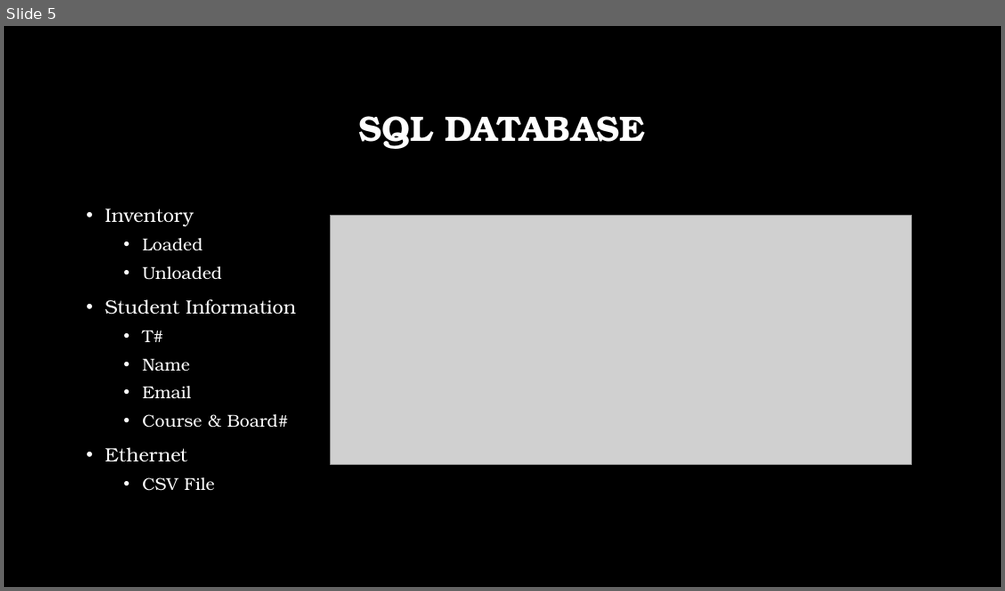
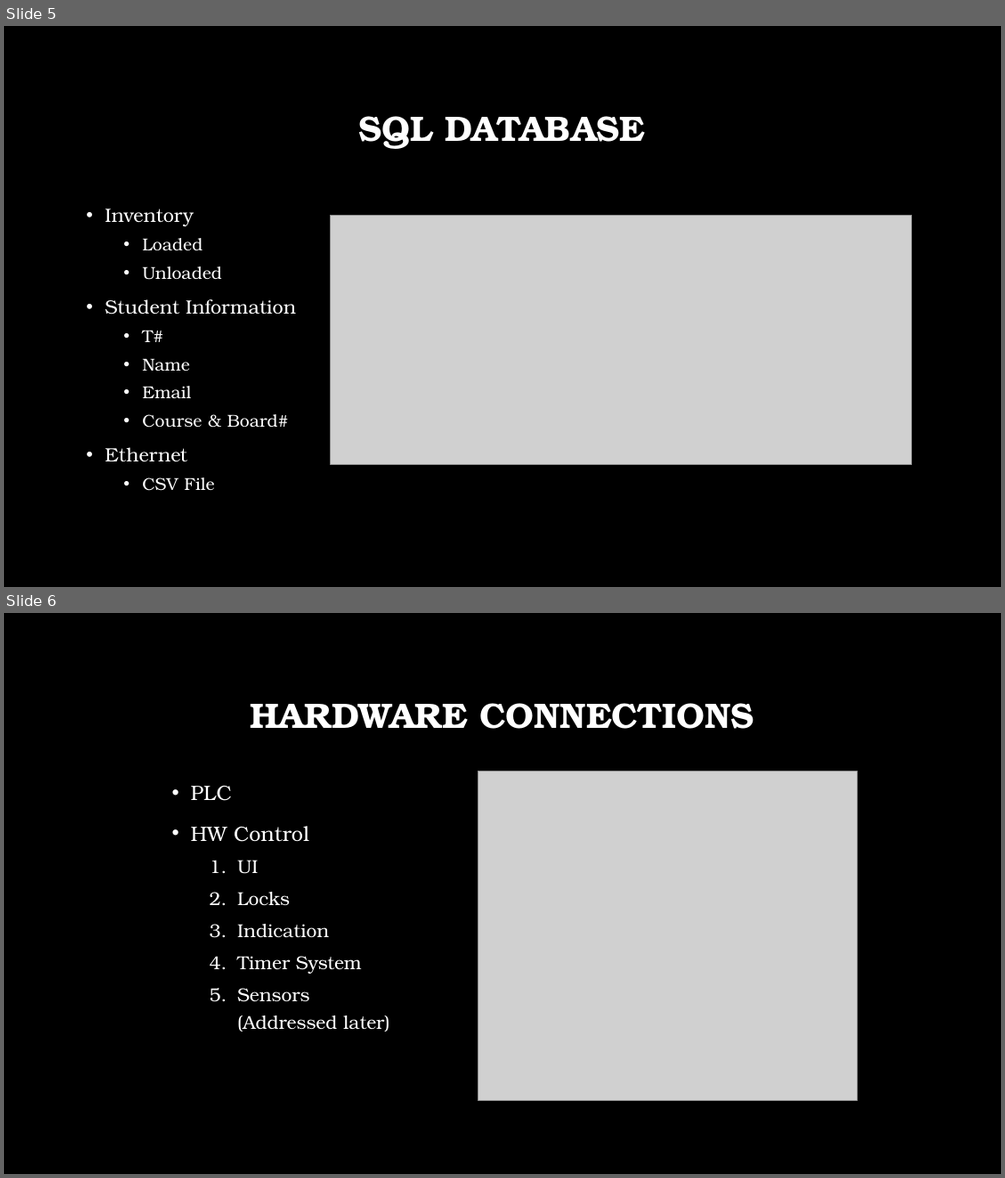
Before and after one commit to DillonSW/Capstone_Team_5, a slide deck: Reports/Conceptual Design_Draft.pptx. Shown one above the other, each under a label of ours: slide 5 before the commit, slides 5 and 6 after it. The pictures are 1005x591 and 1005x1178 pixels, drawn with LibreOffice and Linux fonts; fonts in the diff are those of the drawing; grey boxes stand for pictures; background and template pictures are left out. Boxes give left, top, right and bottom in pixels: in the first picture for what was removed or moved away, otherwise in the second. Text is boxed around its words. In the diff, an @@ line names an element or a change of style, - is before the commit and + after.

```diff
--- a/Reports/Conceptual Design_Draft.pptx
+++ b/Reports/Conceptual Design_Draft.pptx
@@ slide 6 added at (4,613,1001,1174), background picture (left out) @@
@@ title added at (250,703,754,729), 34 pt, text #FFFFFF, bold @@
+HARDWARE CONNECTIONS
@@ picture added at (478,771,858,1101) @@
@@ text added at (191,786,390,1031), 18 pt, text #FFFFFF @@
+• PLC
+• HW Control
+  1. UI
+  2. Locks
+  3. Indication
+  4. Timer System
+  5. Sensors (Addressed later)
```
Also in this commit, not shown: 2 other slides added, 1 slide removed.
